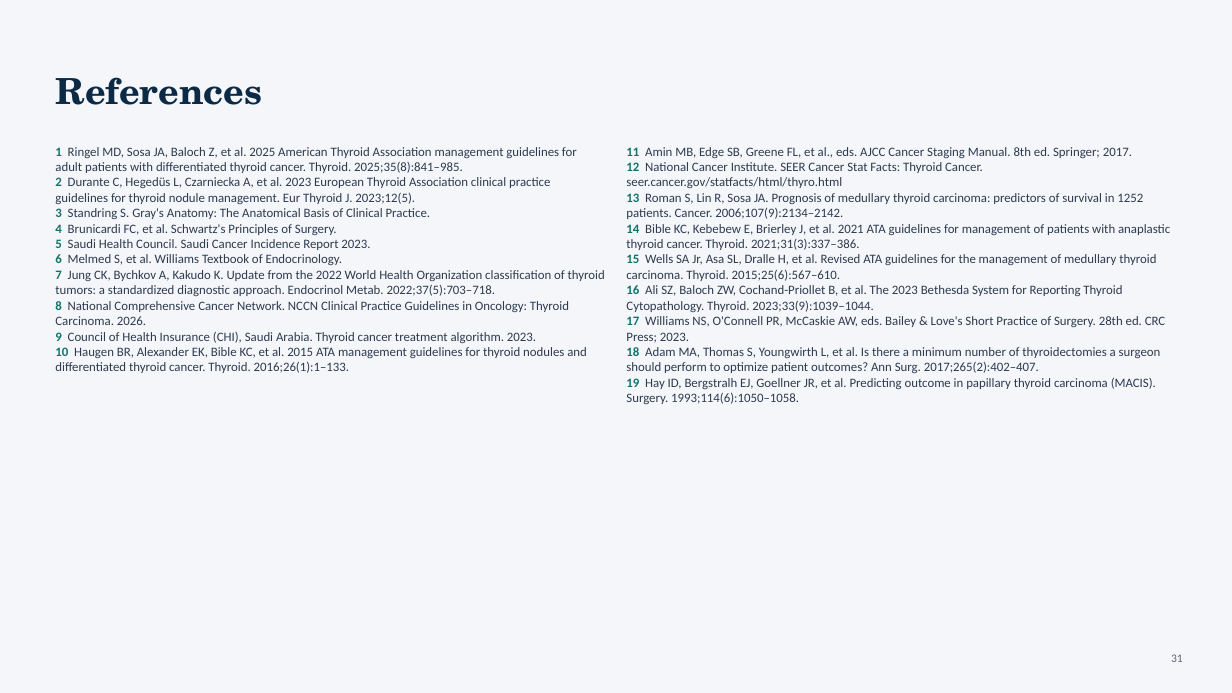
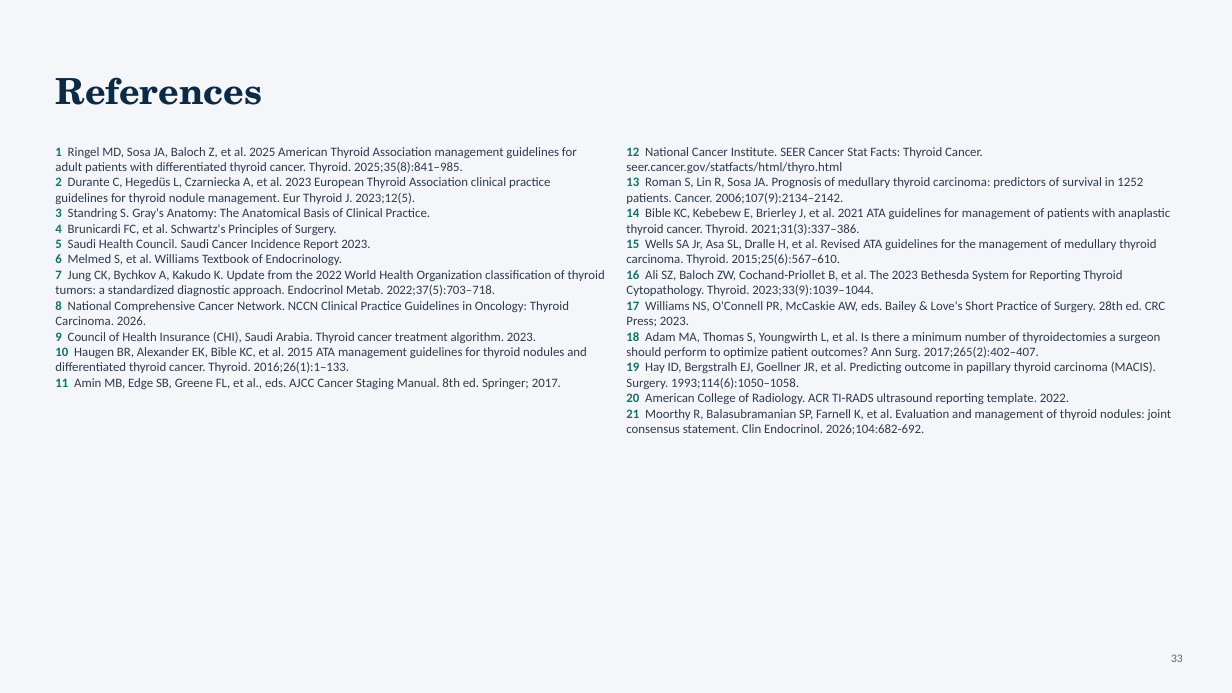
Before and after one commit to Anmo0/Claude-Code-Cloud-, a slide deck: slide 33 of thyroid-seminar/Thyroid_Tumors_Seminar.pptx (slide 31 before the commit). Drawn at 1232x693 pixels with LibreOffice and Linux fonts; fonts in the diff are those of the drawing. Boxes give left, top, right and bottom in pixels: in the first picture for what was removed or moved away, otherwise in the second. Text is boxed around its words. In the diff, an @@ line names an element or a change of style, - is before the commit and + after.

```diff
--- a/thyroid-seminar/Thyroid_Tumors_Seminar.pptx
+++ b/thyroid-seminar/Thyroid_Tumors_Seminar.pptx
@@ text at <box>626,147,1132,158</box>: paragraph removed @@
-11 Amin MB, Edge SB, Greene FL, et al., eds. AJCC Cancer Staging Manual. 8th ed. Springer; 2017.
@@ text at <box>55,378,561,389</box>: paragraph added @@
+11 Amin MB, Edge SB, Greene FL, et al., eds. AJCC Cancer Staging Manual. 8th ed. Springer; 2017.
@@ text at <box>626,393,1172,435</box>: paragraphs added @@
+20 American College of Radiology. ACR TI-RADS ultrasound reporting template. 2022.
+21 Moorthy R, Balasubramanian SP, Farnell K, et al. Evaluation and management of thyroid nodules: joint consensus statement. Clin Endocrinol. 2026;104:682-692.
```
Also in this commit, not shown: 1 other slide changed, 4 slides added, 2 slides removed, 6 other files.
